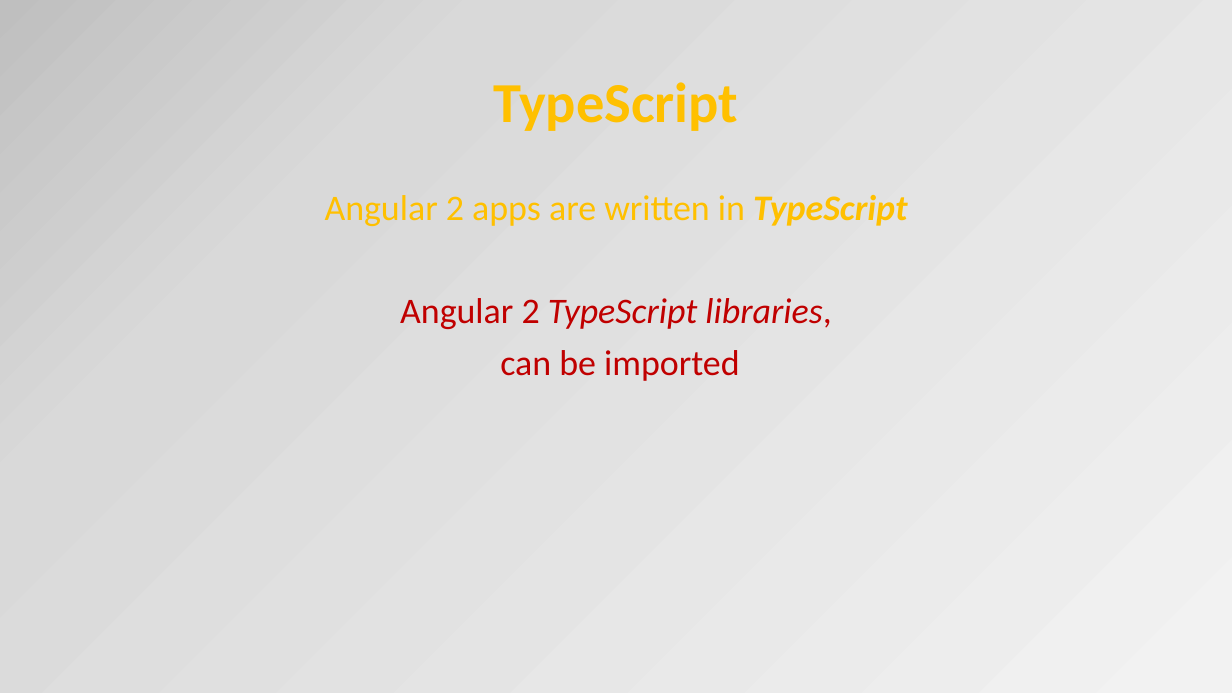
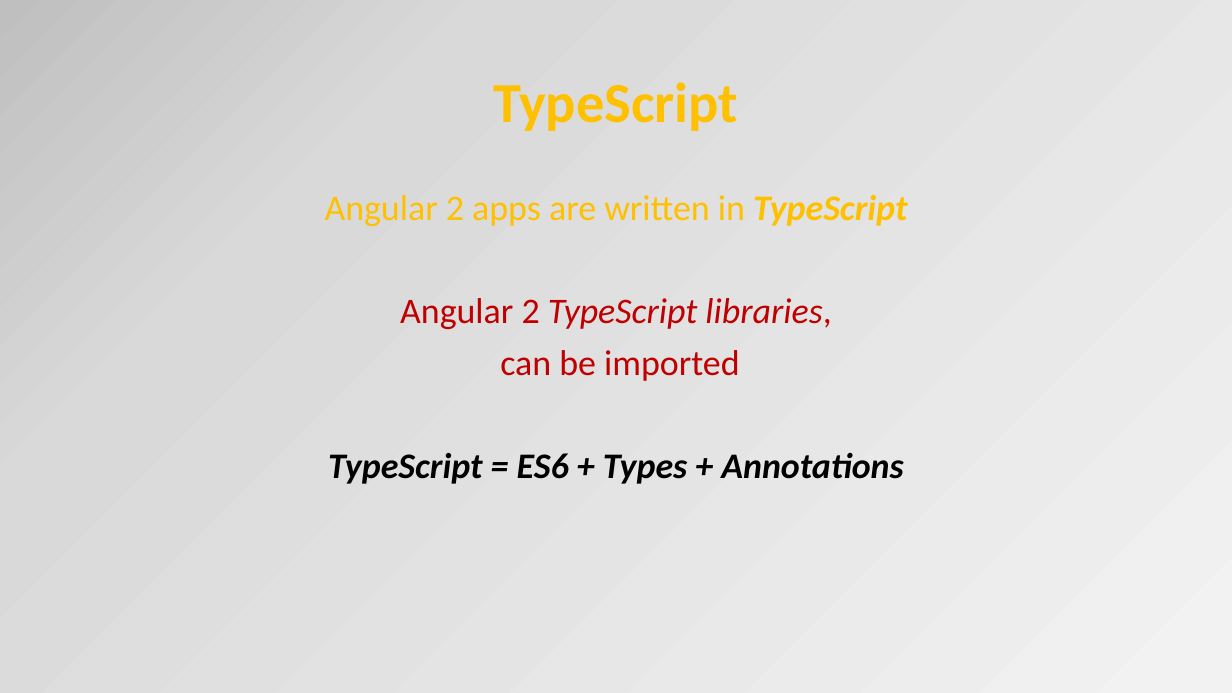
Before and after one commit to OrdinaNederland/hackjam-angular, a slide deck: slide 4 of Angular2.pptx. Drawn at 1232x693 pixels with LibreOffice and Linux fonts; fonts in the diff are those of the drawing. Boxes give left, top, right and bottom in pixels: in the first picture for what was removed or moved away, otherwise in the second. Text is boxed around its words. In the diff, an @@ line names an element or a change of style, - is before the commit and + after.

```diff
--- a/Angular2.pptx
+++ b/Angular2.pptx
@@ text at (x1=328, y1=453, x2=903, y2=484): paragraph added @@
+TypeScript = ES6 + Types + Annotations
```
Also in this commit, not shown: 8 other slides changed, 4 slides added, 1 other file.
